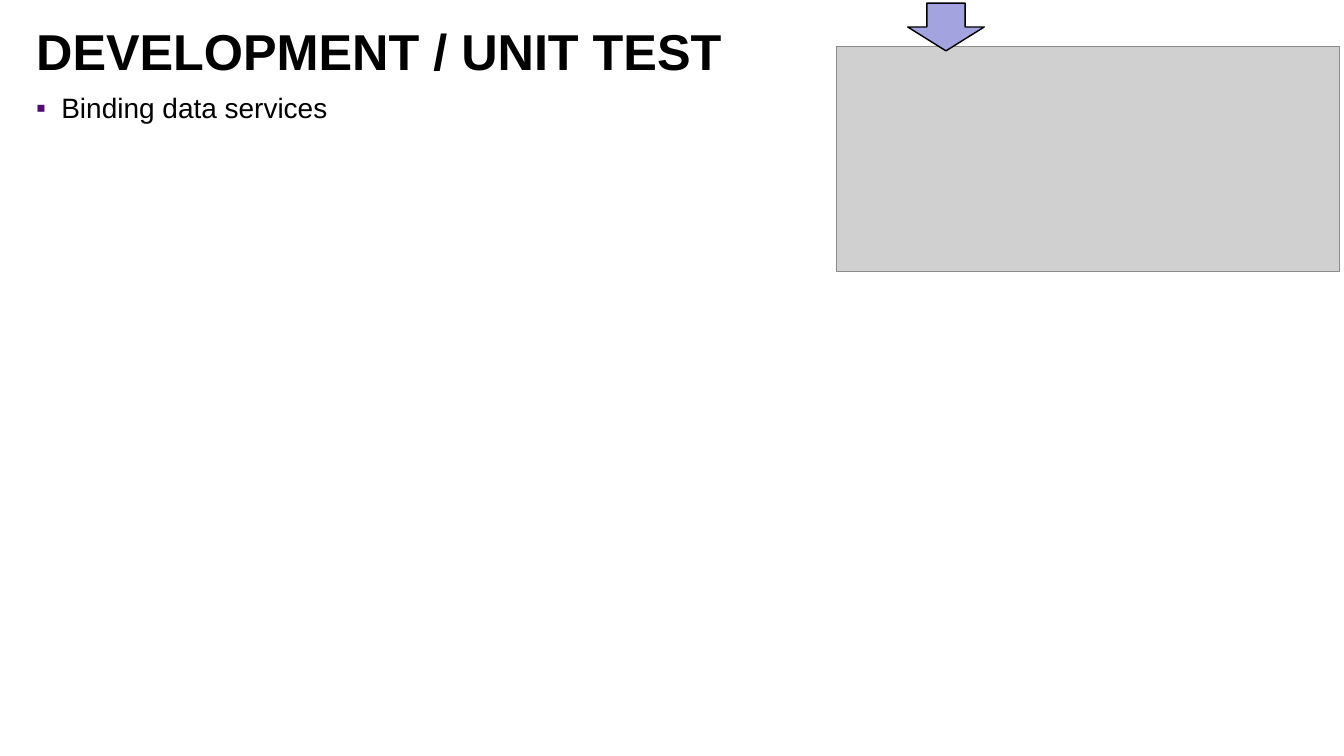
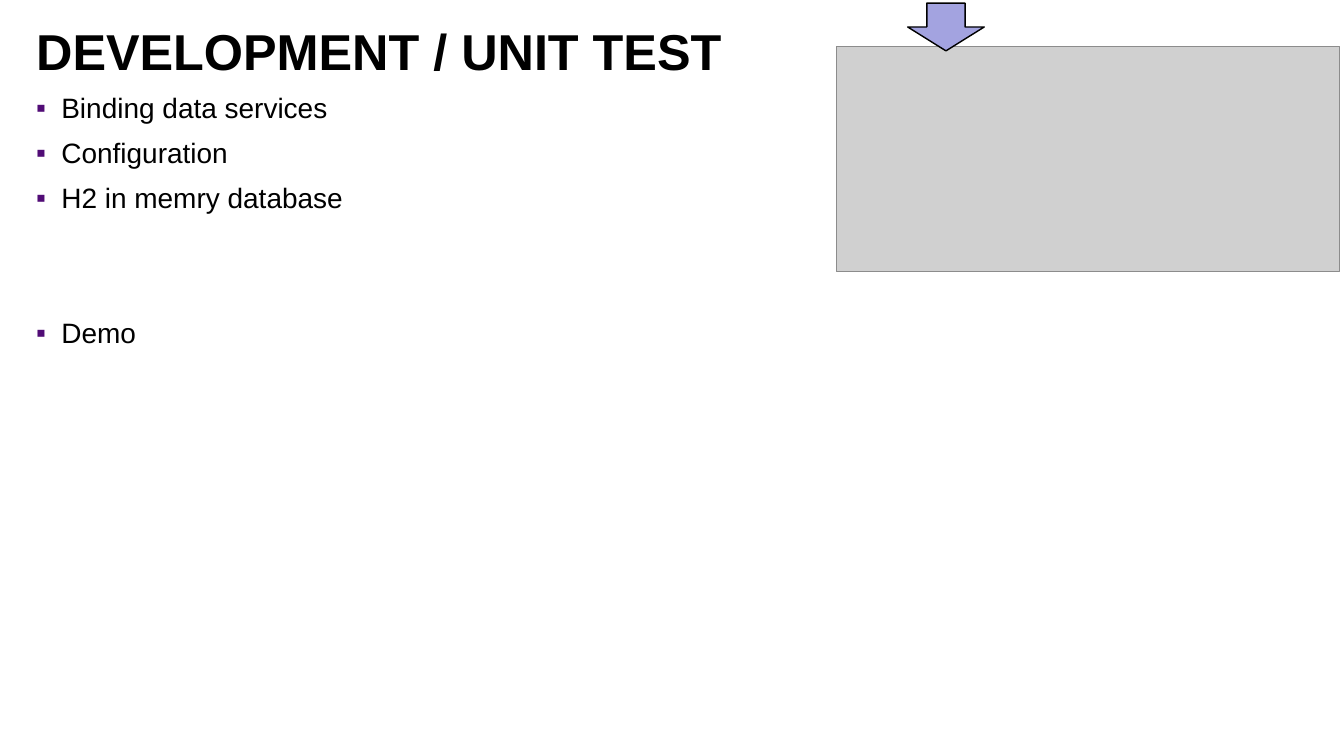
Before and after one commit to lbennardis/microS_code2016_DOCS, a slide deck: slide 19 of luigiBennardisMicroservices.pptx (slide 18 before the commit). Drawn at 1344x756 pixels with LibreOffice and Linux fonts; fonts in the diff are those of the drawing; grey boxes stand for pictures; background and template pictures are left out. Boxes give left, top, right and bottom in pixels: in the first picture for what was removed or moved away, otherwise in the second. Text is boxed around its words. In the diff, an @@ line names an element or a change of style, - is before the commit and + after.

```diff
--- a/luigiBennardisMicroservices.pptx
+++ b/luigiBennardisMicroservices.pptx
@@ text at (61, 142, 343, 344): paragraphs added @@
+▪ Configuration
+▪ H2 in memry database
+▪ Demo
```
Also in this commit, not shown: 10 other slides changed, 2 slides added, 1 slide removed.
